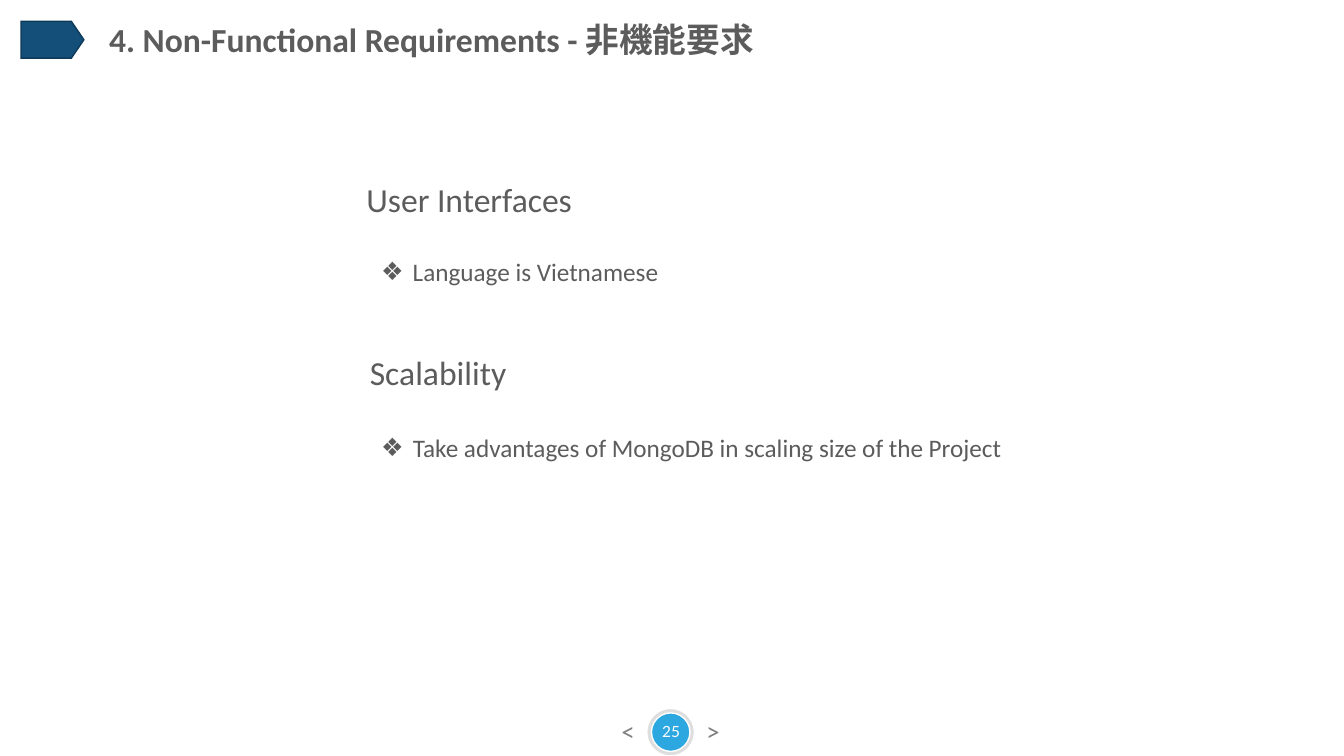
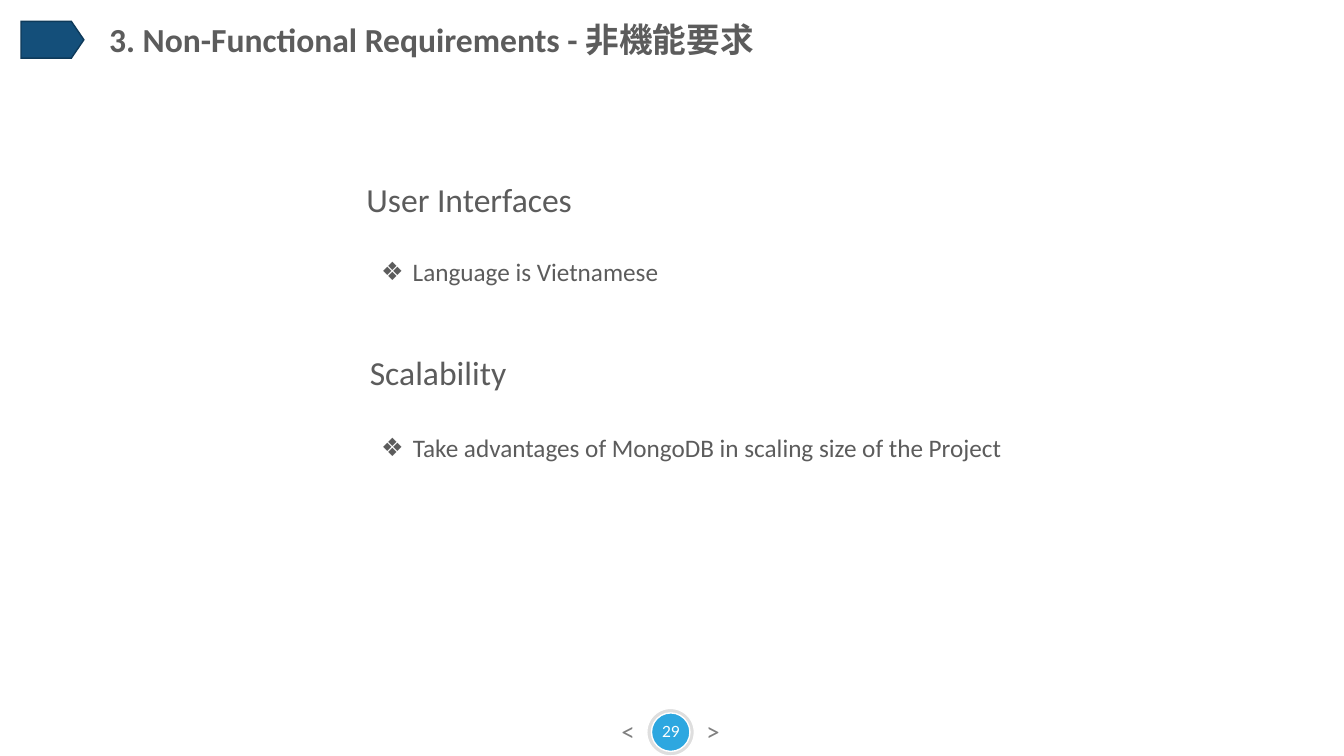
Before and after one commit to sangnvus/201609JS02, a slide deck: slide 29 of WIP/Documents/Report/Final Report/BSN_Slide Presentation.pptx (slide 25 before the commit). Drawn at 1344x756 pixels with LibreOffice and Linux fonts; fonts in the diff are those of the drawing. Boxes give left, top, right and bottom in pixels: in the first picture for what was removed or moved away, otherwise in the second. Text is boxed around its words. In the diff, an @@ line names an element or a change of style, - is before the commit and + after.

```diff
--- a/WIP/Documents/Report/Final Report/BSN_Slide Presentation.pptx
+++ b/WIP/Documents/Report/Final Report/BSN_Slide Presentation.pptx
@@ text at (109, 23, 754, 58): text changed @@
-4. Non-Functional Requirements - 非機能要求
+3. Non-Functional Requirements - 非機能要求
@@ page number at (662, 726, 680, 737): text changed @@
-25
+29
```
Also in this commit, not shown: 7 other slides changed, 5 slides added, 1 slide removed, 9 other files.
